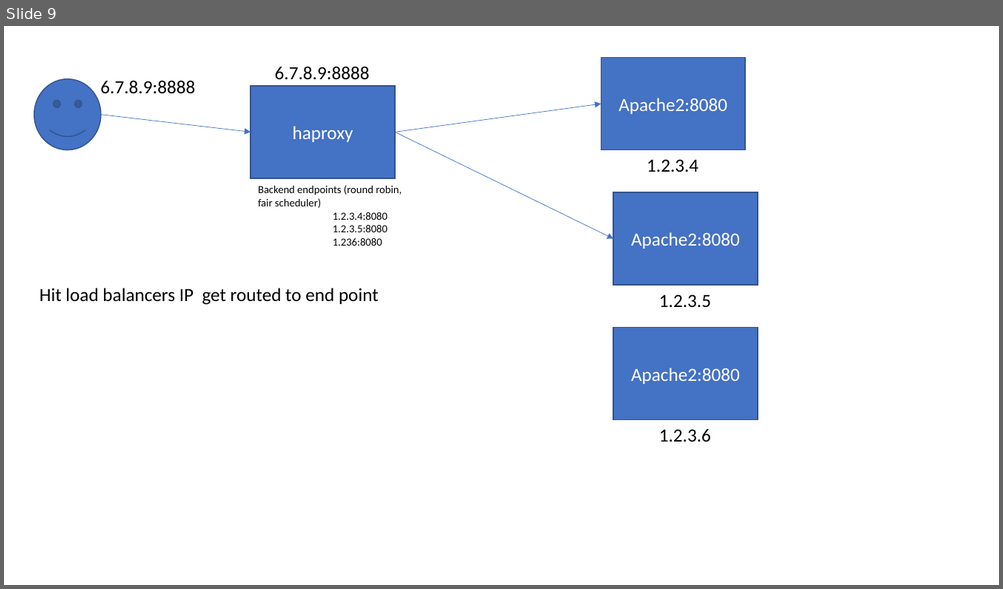
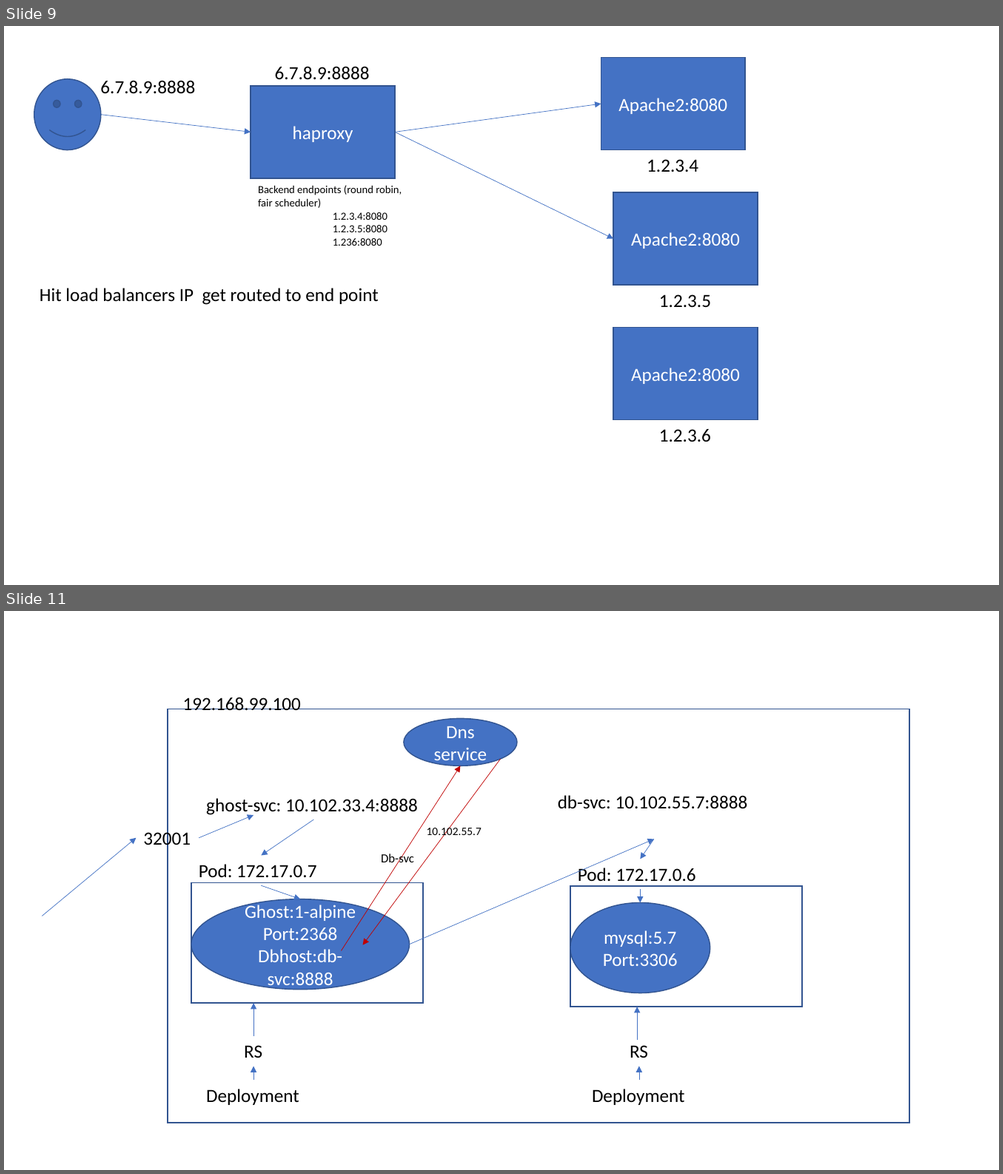
Before and after one commit to AdityaSP/ora-sg-apr-9-k8s, a slide deck: rough-diag.pptx. Shown one above the other, each under a label of ours: slide 9 before the commit, slides 9 and 11 after it; the slides between them are not shown. The pictures are 1003x589 and 1003x1174 pixels, drawn with LibreOffice and Linux fonts; fonts in the diff are those of the drawing. Boxes give left, top, right and bottom in pixels: in the first picture for what was removed or moved away, otherwise in the second. Text is boxed around its words. In the diff, an @@ line names an element or a change of style, - is before the commit and + after.

```diff
--- a/rough-diag.pptx
+++ b/rough-diag.pptx
@@ slide 11 added at bbox=[4, 611, 999, 1170], background #FFFFFF @@
@@ text added at bbox=[183, 697, 301, 710], 18 pt, text #000000 @@
+192.168.99.100
@@ rectangle added at bbox=[168, 709, 909, 1124], outline #325491 1 pt @@
@@ ellipse added at bbox=[404, 718, 518, 766], fill #4472C4, outline #325491 1 pt, 18 pt, text #FFFFFF @@
+Dns service
@@ arrow added from (500, 759) to (363, 945), #C00000 0.5 pt @@
@@ arrow added from (341, 951) to (461, 766), #C00000 0.5 pt @@
@@ text added at bbox=[206, 798, 418, 816], 18 pt, text #000000 @@
+ghost-svc: 10.102.33.4:8888
@@ text added at bbox=[558, 795, 748, 809], 18 pt, text #000000 @@
+db-svc: 10.102.55.7:8888
@@ text added at bbox=[143, 830, 190, 850], 18 pt, text #000000 @@
+32001
@@ arrow added from (199, 838) to (253, 815), #4472C4 0.5 pt @@
@@ arrow added from (313, 820) to (262, 856), #4472C4 0.5 pt @@
@@ text added at bbox=[427, 826, 481, 839], 11 pt, text #000000 @@
+10.102.55.7
@@ arrow added from (42, 916) to (136, 838), #4472C4 0.5 pt @@
@@ text added at bbox=[381, 852, 414, 866], 12 pt, text #000000 @@
+Db-svc
@@ arrow added from (409, 945) to (654, 840), #4472C4 0.5 pt @@
@@ arrow added from (654, 840) to (640, 860), #4472C4 0.5 pt @@
@@ text added at bbox=[199, 864, 316, 877], 18 pt, text #000000 @@
+Pod: 172.17.0.7
@@ text added at bbox=[578, 866, 695, 881], 18 pt, text #000000 @@
+Pod: 172.17.0.6
@@ rectangle added at bbox=[191, 883, 424, 1003], outline #325491 1 pt @@
@@ arrow added from (262, 886) to (300, 900), #4472C4 0.5 pt @@
@@ rectangle added at bbox=[570, 886, 802, 1007], outline #325491 1 pt @@
@@ arrow added from (640, 889) to (640, 903), #4472C4 0.5 pt @@
@@ ellipse added at bbox=[191, 900, 409, 990], fill #4472C4, outline #325491 1 pt, 18 pt, text #FFFFFF @@
+Ghost:1-alpine
+Port:2368
+Dbhost:db-svc:8888
@@ ellipse added at bbox=[570, 903, 710, 993], fill #4472C4, outline #325491 1 pt, 18 pt, text #FFFFFF @@
+mysql:5.7
+Port:3306
@@ arrow added from (253, 1037) to (253, 1003), #4472C4 0.5 pt @@
@@ arrow added from (637, 1040) to (637, 1007), #4472C4 0.5 pt @@
@@ text added at bbox=[244, 1045, 262, 1058], 18 pt, text #000000 @@
+RS
@@ text added at bbox=[629, 1045, 648, 1058], 18 pt, text #000000 @@
+RS
@@ arrow added from (253, 1080) to (253, 1067), #4472C4 0.5 pt @@
@@ arrow added from (639, 1080) to (639, 1067), #4472C4 0.5 pt @@
@@ text added at bbox=[206, 1089, 299, 1105], 18 pt, text #000000 @@
+Deployment
@@ text added at bbox=[592, 1089, 685, 1105], 18 pt, text #000000 @@
+Deployment
```
Also in this commit, not shown: 1 slide changed, 4 other slides added.
